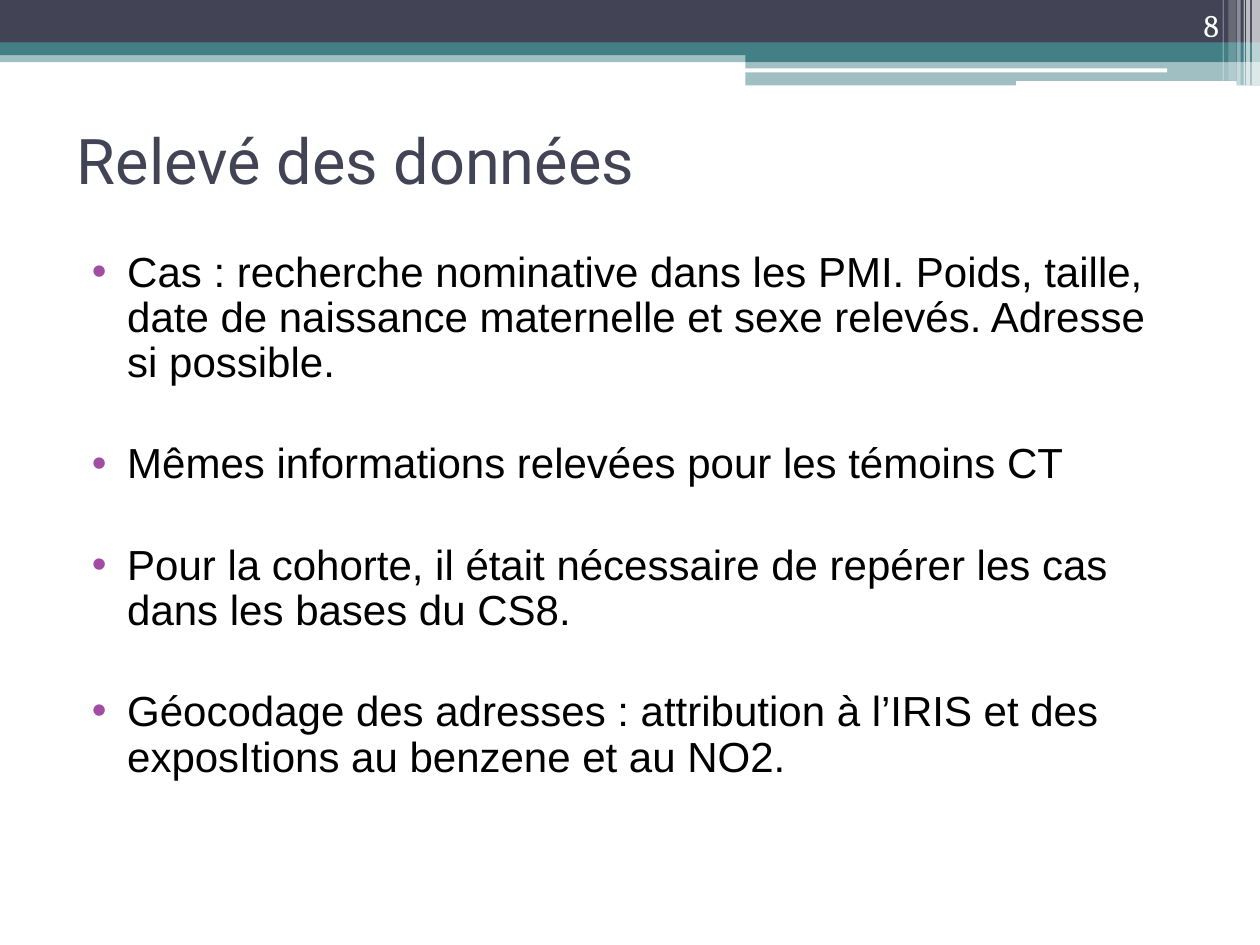
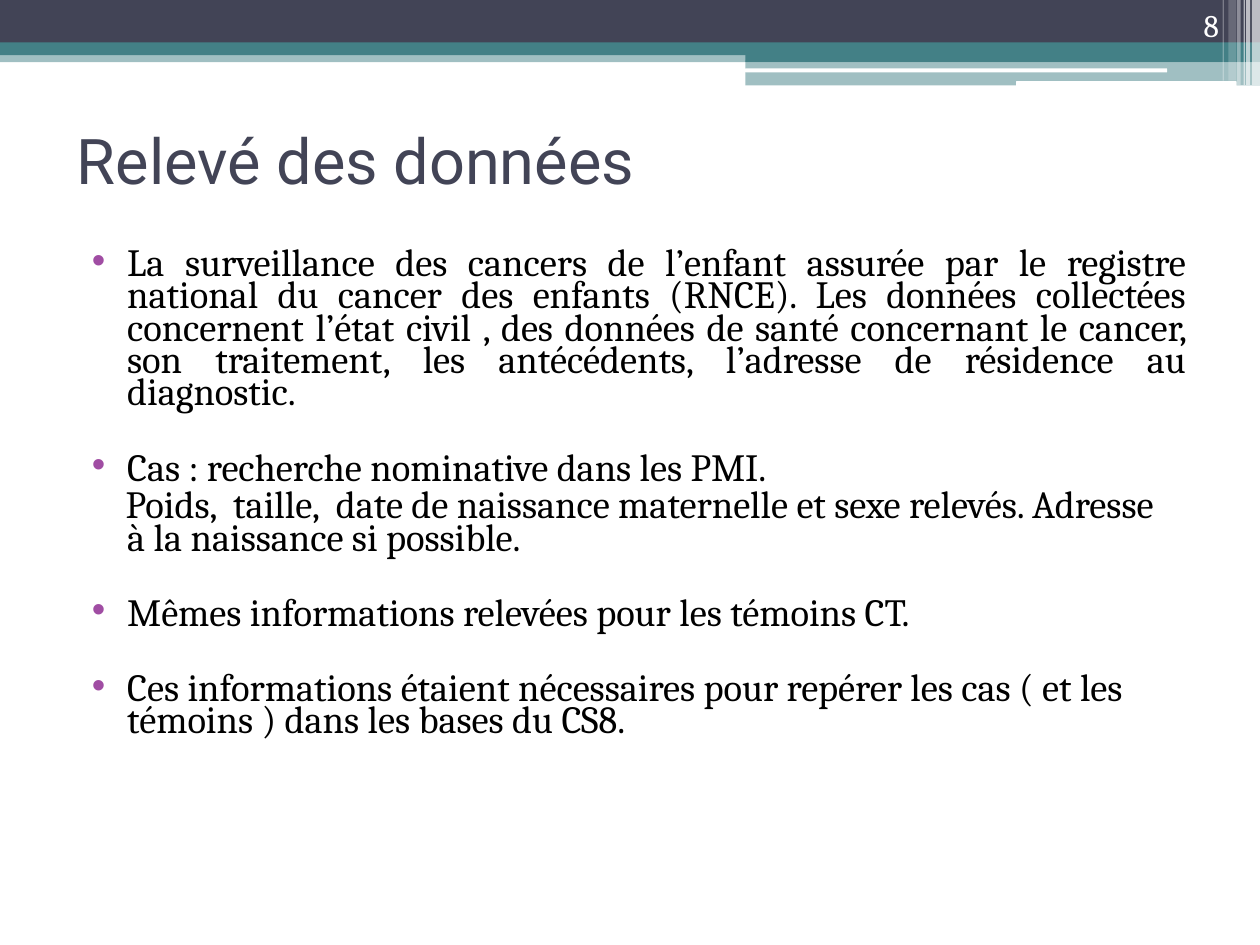
Before and after one commit to axedup/these, a slide deck: slide 8 of presentation_pmi.ppt. Drawn at 1260x945 pixels with LibreOffice and Linux fonts; fonts in the diff are those of the drawing. Boxes give left, top, right and bottom in pixels: in the first picture for what was removed or moved away, otherwise in the second. Text is boxed around its words. In the diff, an @@ line names an element or a change of style, - is before the commit and + after.

```diff
--- a/presentation_pmi.ppt
+++ b/presentation_pmi.ppt
@@ text at bbox=[126, 248, 1187, 734]: text changed; size 24 to 22 pt; font Arial to Cambria @@
-• Cas : recherche nominative dans les PMI. Poids, taille, date de naissance maternelle et sexe relevés. Adresse si possible.
-• Mêmes informations relevées pour les témoins CT
-• Pour la cohorte, il était nécessaire de repérer les cas dans les bases du CS8.
-• Géocodage des adresses : attribution à l’IRIS et des exposItions au benzene et au NO2.
+• La surveillance des cancers de l’enfant assurée par le registre national du cancer des enfants (RNCE). Les données collectées concernent l’état civil , des données de santé concernant le cancer, son traitement, les antécédents, l’adresse de résidence au diagnostic.
+• Cas : recherche nominative dans les PMI.
+Poids, taille, date de naissance maternelle et sexe relevés. Adresse à la naissance si possible.
+• Mêmes informations relevées pour les témoins CT.
+• Ces informations étaient nécessaires pour repérer les cas ( et les témoins ) dans les bases du CS8.
```
Also in this commit, not shown: 5 other slides changed, 9 slides added, 2 slides removed, 1 other file.
